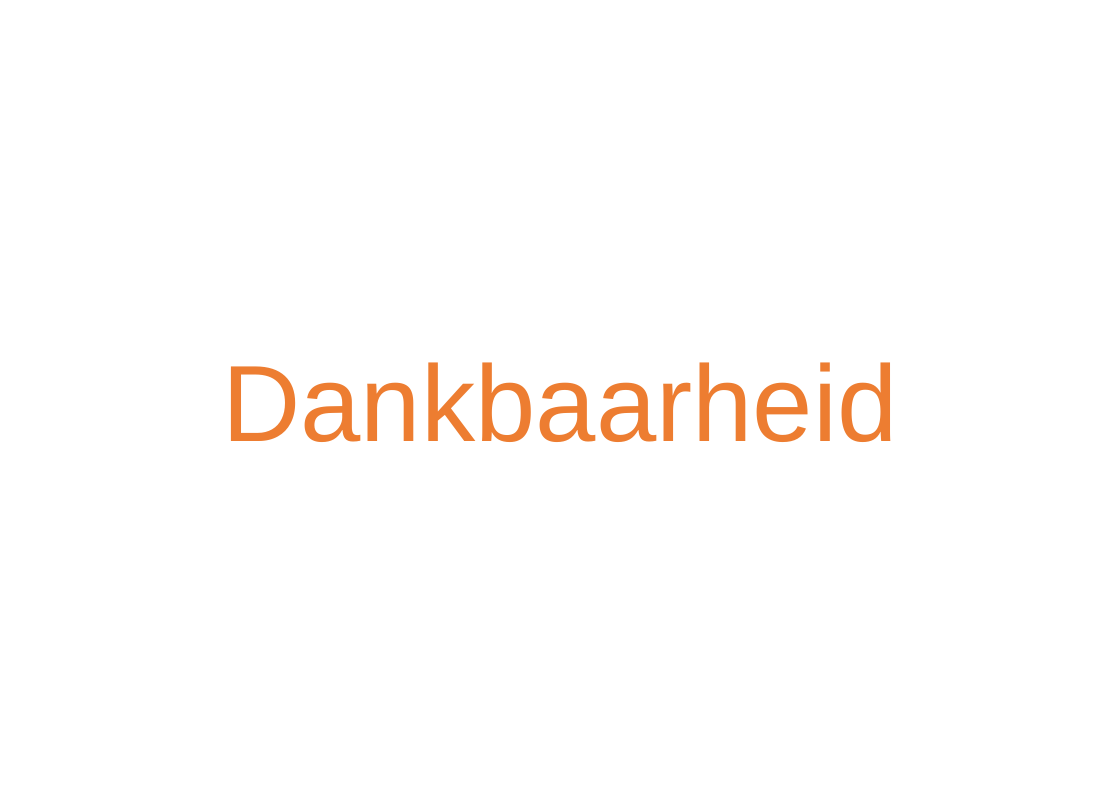
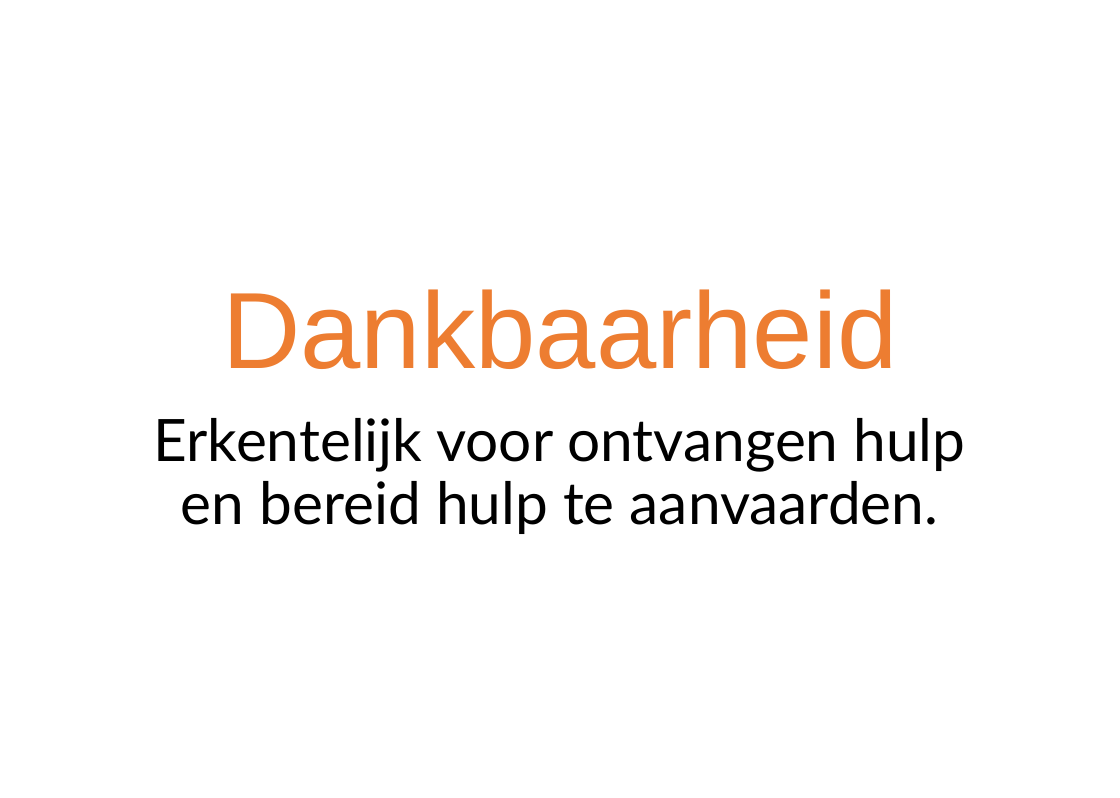
Before and after one commit to ScrumFacilitators/Schwartz-Universal-Values, a slide deck: slide 83 of Schwartz Basis Menselijke Waarden.pptx. Drawn at 1120x798 pixels with LibreOffice and Linux fonts; fonts in the diff are those of the drawing; background and template pictures are left out. Boxes give left, top, right and bottom in pixels: in the first picture for what was removed or moved away, otherwise in the second. Text is boxed around its words. In the diff, an @@ line names an element or a change of style, - is before the commit and + after.

```diff
--- a/Schwartz Basis Menselijke Waarden.pptx
+++ b/Schwartz Basis Menselijke Waarden.pptx
@@ text at <box>154,418,966,534</box>: paragraph added @@
+Erkentelijk voor ontvangen hulp en bereid hulp te aanvaarden.
```
Also in this commit, not shown: 22 other slides changed, 1 other file.
